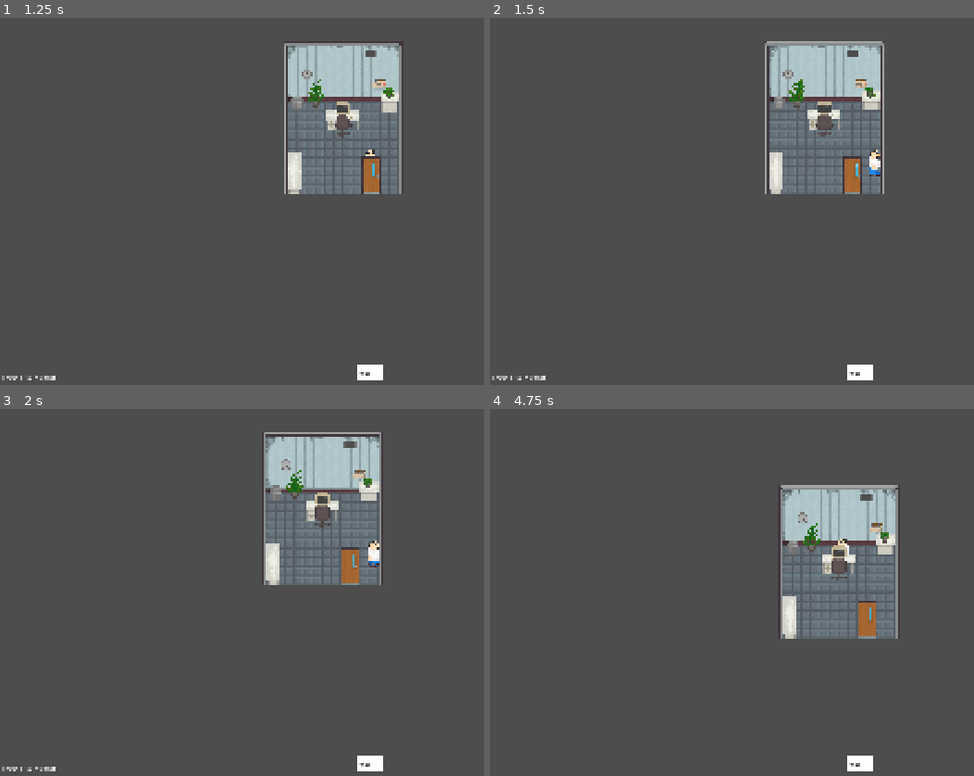
Above: before the commit, frames 1-4 (two rows, left to right).
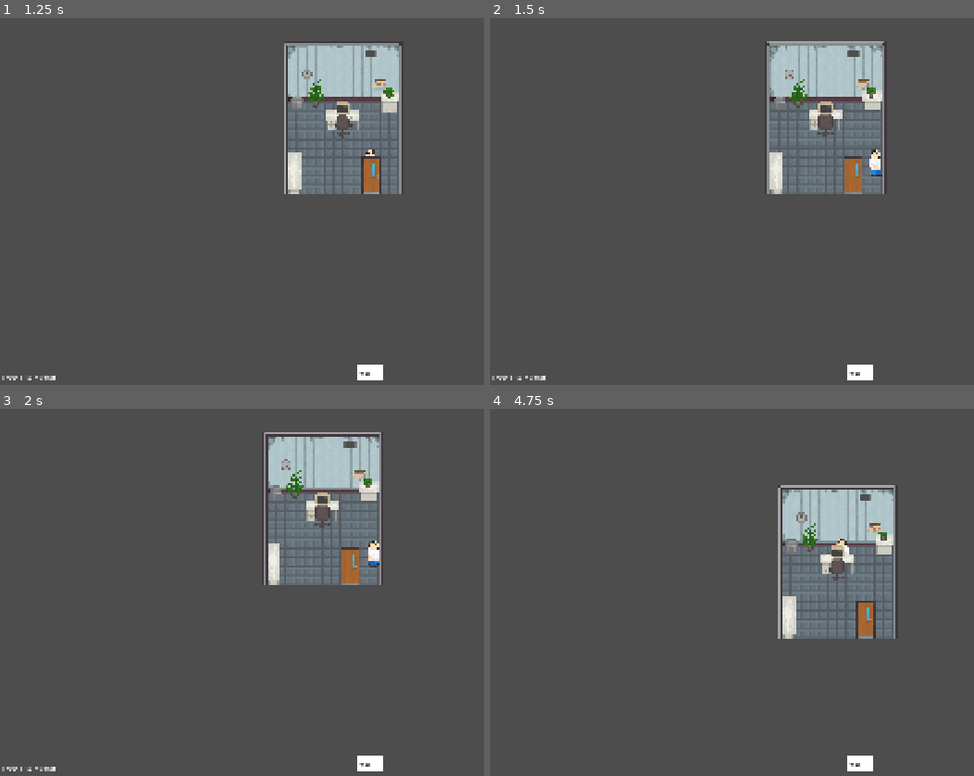
Above: after the commit, the same moments.

Repository: ShlimerAFK/GameJam
Game: Godot game, scene res://scenes/main_menu.tscn
Two runs of this game, one before a commit and one after it. Both use one fixed random seed, a clock stepped at 60 frames per second and the inputs below.
Inputs:
- Up to frame 1 (1.25 s): click "Start" at 0.5 s
- Up to frame 2 (1.5 s): tap E (interact) at 1.25 s; hold D (right) from 1.28 s (still down); hold 1 (1) from 1.28 s (still down)
- Up to frame 3 (2 s): keep holding D (right); keep holding 1 (1)
- Up to frame 4 (4.75 s): tap E (interact) at 2, 2.75, 3.5 s; release D (right) at 2.03 s; release 1 (1) at 2.03 s; hold S (down) 2.03-2.78 s; tap 2 (2) at 2.1 s; hold D (right) 2.78-3.53 s; tap 3 (3) at 2.85 s; hold W (up) 3.53-4.28 s; tap 4 (4) at 3.6 s; hold A (left) from 4.28 s (still down); tap 5 (5) at 4.35 s

Frame 1 is identical in both runs. In frame 2, 2.3% of the frame differs, in the area x 56-82%, y 6-48%; in frame 3, 0.4%; in frame 4, 3.0%, in the area x 59-85%, y 20-63%.

Commit message:
Fixed the jitter

Diff:
--- a/scripts/npc/basic_dialog.gd
+++ b/scripts/npc/basic_dialog.gd
@@ -98,7 +98,6 @@
 		var quest = Global.get_quest(dialogues[count]["quest_name"])
 		quest_controler.add_quest(quest)
 
-
 	if dialogues[count].has("completes_quest"):
 		Global.complete_quest(dialogues[count]["completes_quest"])
 		quest_controler.display_active_quests()
--- a/scripts/player/movementState.gd
+++ b/scripts/player/movementState.gd
@@ -16,6 +16,7 @@
 
 	handle_movement(delta)
 
+func update(delta: float):
 	player.move_and_slide()
 
 
Not shown, added: export_presets.cfg
